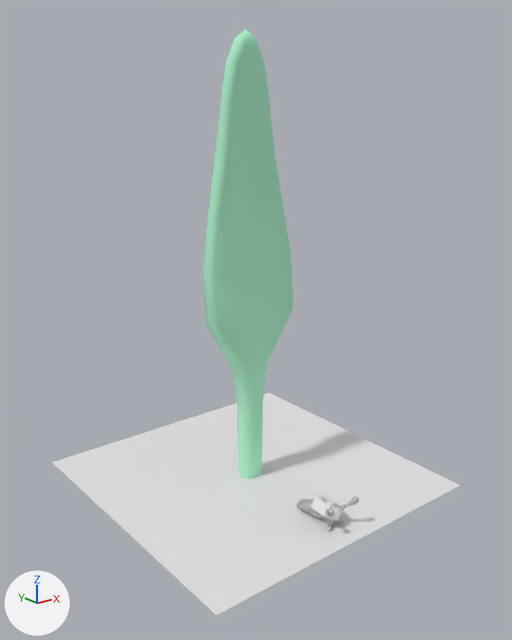
What one commit did to the Blender file Game/BendyLeaf.blend.
Camera for both pictures: a 50 mm lens placed at (-53.7, -68.5, 49.3), pointed at (5.7, 5.8, 19.6). Lighting does not change. The marker at lower left points along +X, +Y and +Z.

Objects in the first picture: 'BendyLeafSkin', 'Plane', 'Snail'.
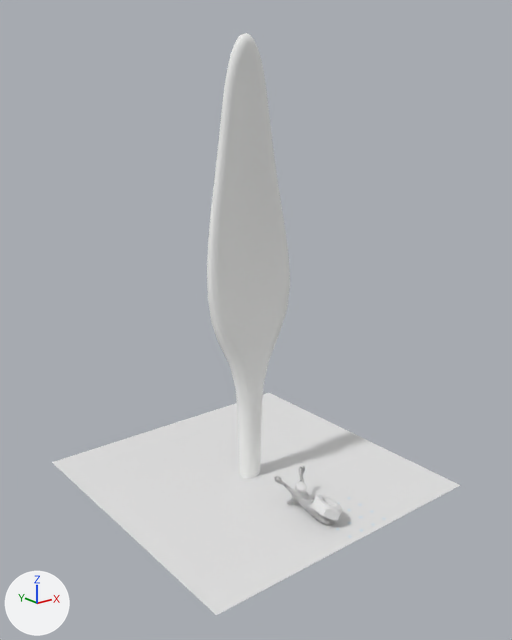
Scene script edits in JSON lines:
```json
{"op": "set", "path": "mat_bendyleaf.base_color", "old": "(0.45, 0.92, 0.637)", "new": "(0.914, 0.92, 0.908)", "note": "green #b3f6d1 -> white #f5f6f4"}
{"op": "add", "block": "ob_bendyleafskin", "code": "_m = ob_bendyleafskin.modifiers.new('Subsurf', 'SUBSURF')"}
{"op": "add", "block": "ob_bendyleafskin", "code": "_m.render_levels = 1"}
{"op": "set", "path": "ob_snail.rotation_euler", "old": "(0.0, 0.0, 0.0)", "new": "(0.0, 0.0, -3.142)", "note": "degrees (0, 0, 0) -> degrees (0, 0, -180)"}
```

Where the change shows, as pixel boxes [x1, y1, x2, y2] in the pictures (512 x 640 px):
```json
{"object": "BendyLeafSkin", "change": "recoloured, modifiers changed", "before": [203, 29, 293, 479], "after": [207, 33, 290, 478], "on screen": "green to white, 8% narrower"}
{"object": "Snail", "change": "turned", "before": [245, 493, 359, 533], "after": [274, 466, 386, 538]}
```
